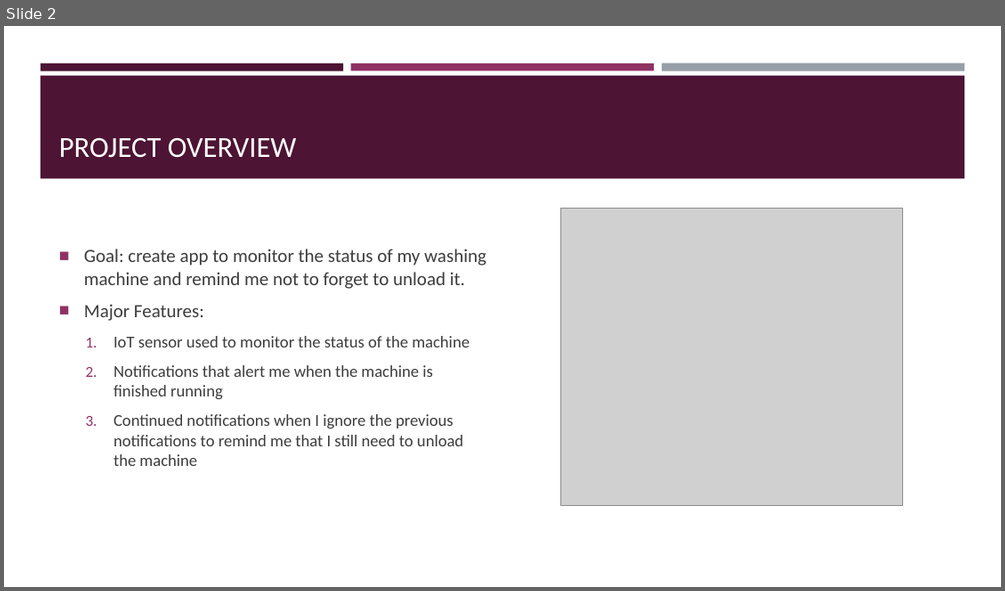
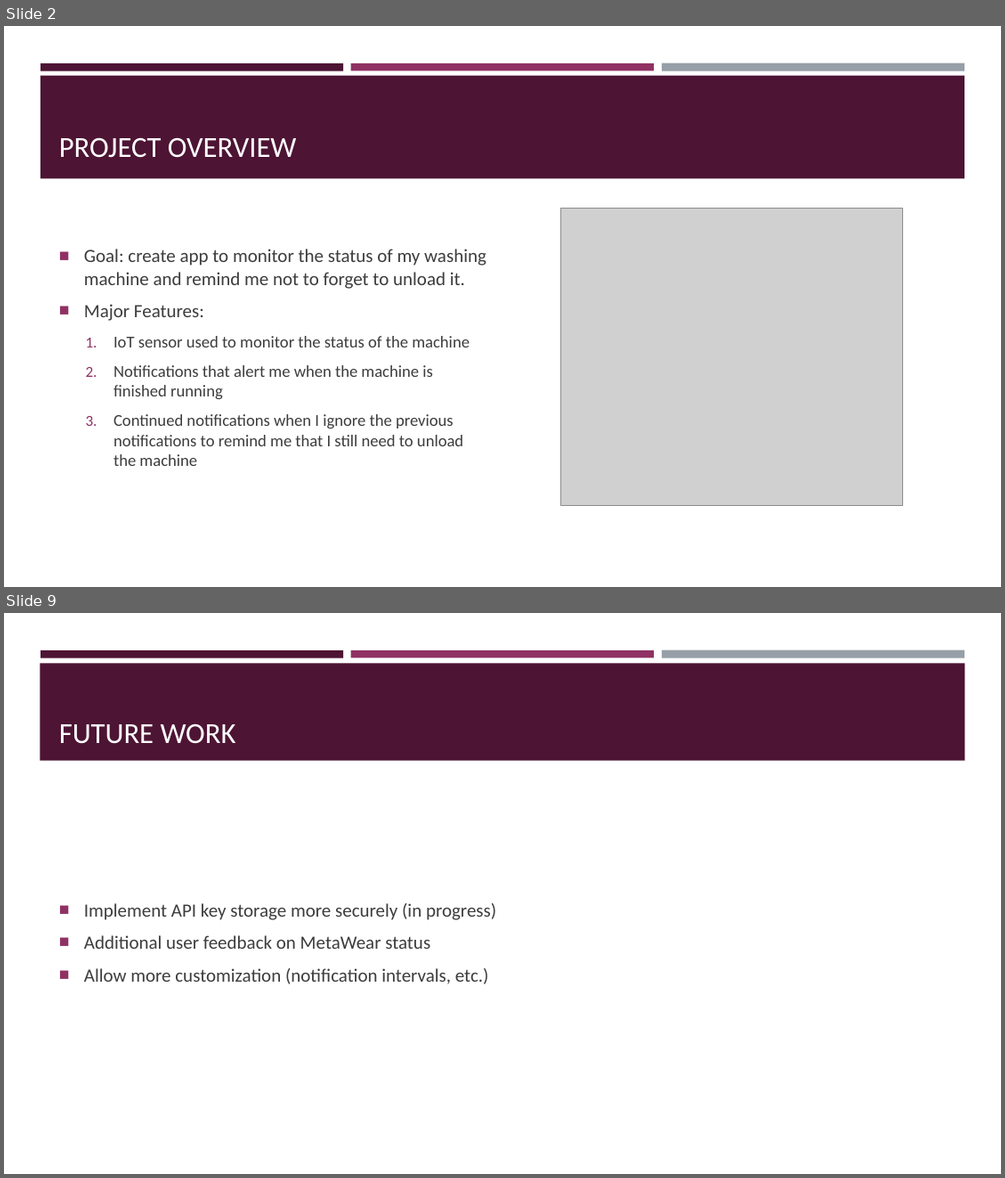
Before and after one commit to SarahNSec/Laundry-Notification-App, a slide deck: Project_Update.pptx. Shown one above the other, each under a label of ours: slide 2 before the commit, slides 2 and 9 after it; the slides between them are not shown. The pictures are 1005x591 and 1005x1178 pixels, drawn with LibreOffice and Linux fonts; fonts in the diff are those of the drawing; grey boxes stand for pictures. Boxes give left, top, right and bottom in pixels: in the first picture for what was removed or moved away, otherwise in the second. Text is boxed around its words. In the diff, an @@ line names an element or a change of style, - is before the commit and + after.

```diff
--- a/Project_Update.pptx
+++ b/Project_Update.pptx
@@ slide 9 added at (x1=4, y1=613, x2=1001, y2=1174), background #FFFFFF; not listed: 3 template elements that a slide beside it also shows @@
@@ rectangle added at (x1=40, y1=663, x2=965, y2=761), fill #4D1434 @@
@@ title added at (x1=59, y1=724, x2=236, y2=744), 28 pt, text #FFFFFF @@
+FUTURE WORK
@@ text added at (x1=84, y1=903, x2=496, y2=984), 18 pt, text #3D3D3D @@
+■ Implement API key storage more securely (in progress)
+■ Additional user feedback on MetaWear status
+■ Allow more customization (notification intervals, etc.)
```
Also in this commit, not shown: 5 slides changed, 1 other slide added, 1 other file.
